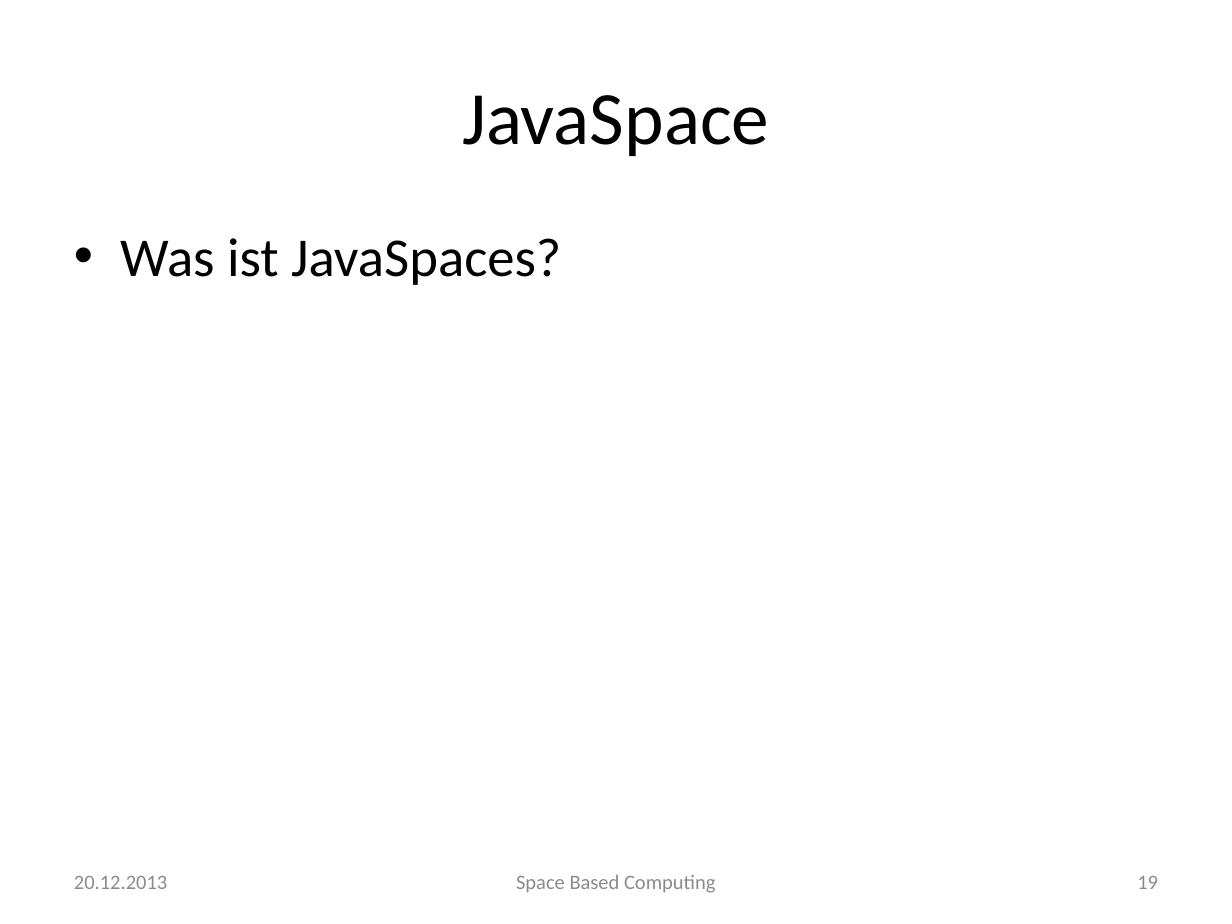
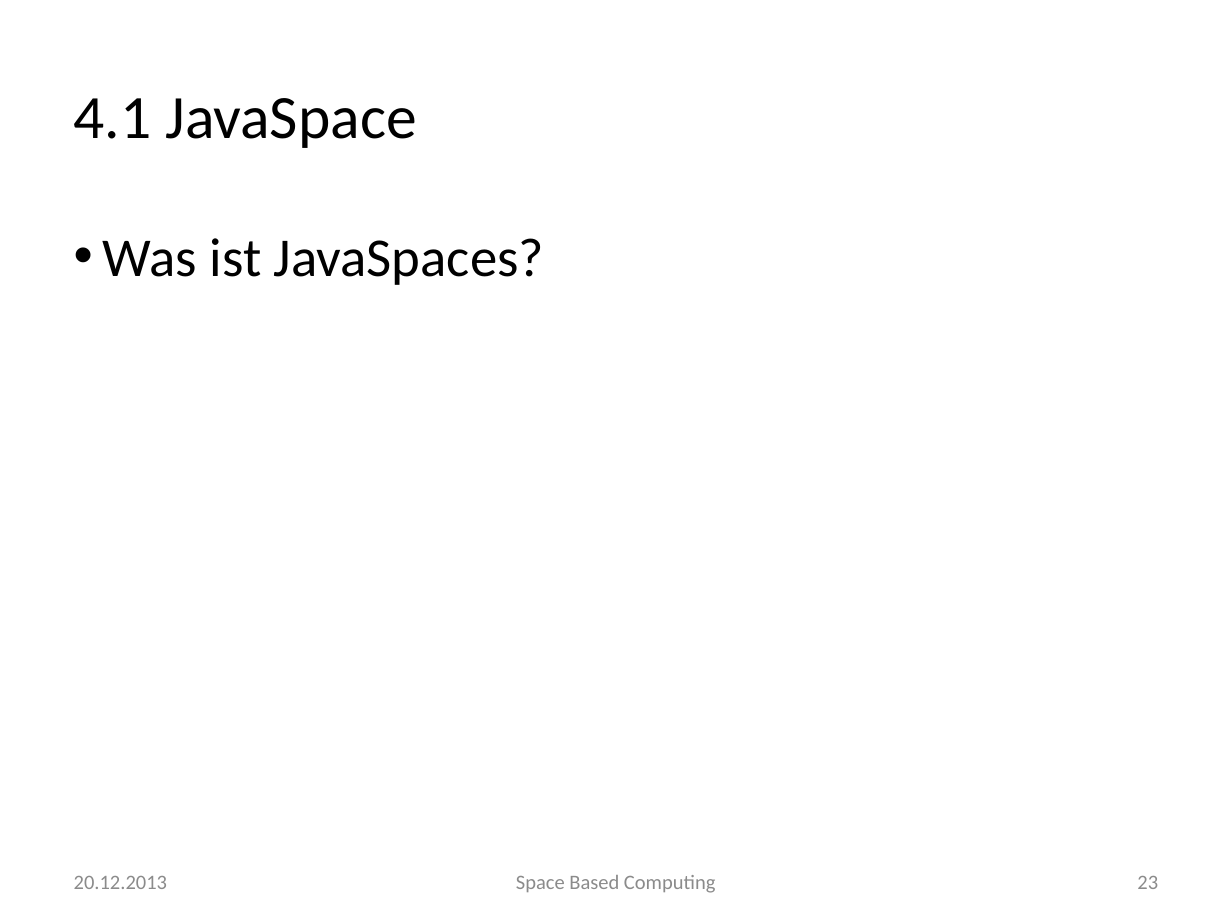
Before and after one commit to traxl/sbcAusarbeitung, a slide deck: slide 23 of Space Based Computing.pptx (slide 19 before the commit). Drawn at 1232x924 pixels with LibreOffice and Linux fonts; fonts in the diff are those of the drawing; background and template pictures are left out. Boxes give left, top, right and bottom in pixels: in the first picture for what was removed or moved away, otherwise in the second. Text is boxed around its words. In the diff, an @@ line names an element or a change of style, - is before the commit and + after.

```diff
--- a/Space Based Computing.pptx
+++ b/Space Based Computing.pptx
@@ text at (74,98,417,148): text changed; size 44 to 36 pt @@
-JavaSpace
+4.1 JavaSpace
@@ text "Was ist JavaSpaces?" at (103,238,544,285): indent changed; less space between paragraphs @@
@@ page number at (1137,876,1158,889): text changed; text colour #8C8C8C to #8B8B8B @@
-19
+23
```
Also in this commit, not shown: 20 other slides changed, 8 slides added, 2 slides removed, 3 other files.
